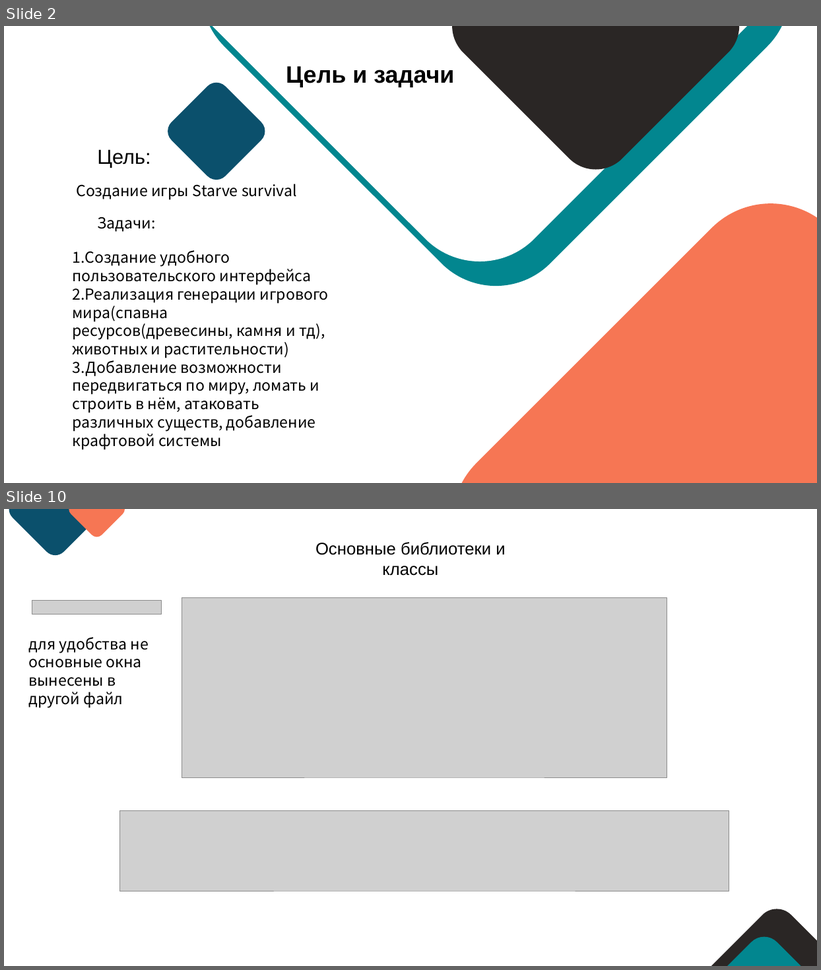
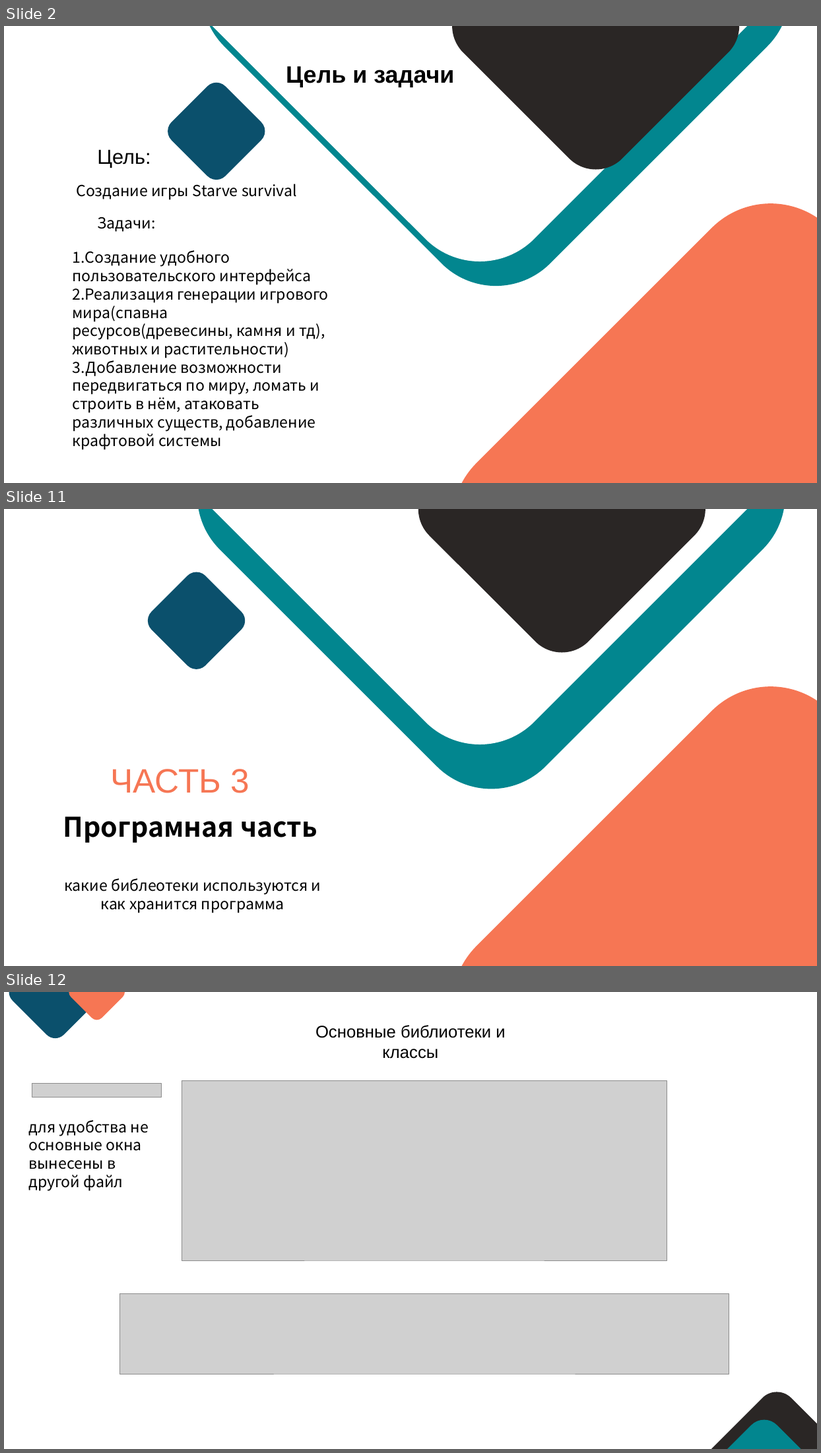
Before and after one commit to Listoker/starve_survival, a slide deck: проект starvesurvival.pptx. Shown one above the other, each under a label of ours: slides 2 and 10 before the commit, slides 2, 11 and 12 after it; the slides between them are not shown. The pictures are 821x970 and 821x1453 pixels, drawn with LibreOffice and Linux fonts; fonts in the diff are those of the drawing; grey boxes stand for pictures. Boxes give left, top, right and bottom in pixels: in the first picture for what was removed or moved away, otherwise in the second. Text is boxed around its words. In the diff, an @@ line names an element or a change of style, - is before the commit and + after.

```diff
--- a/проект starvesurvival.pptx
+++ b/проект starvesurvival.pptx
@@ slide 11 added at box(4, 509, 817, 966), background #FFFFFF @@
@@ rounded rectangle added at box(154, 509, 806, 776), fill #FFFFFF @@
@@ rounded rectangle added at box(165, 509, 817, 821), fill #02868F @@
@@ rounded rectangle added at box(403, 509, 721, 669), fill #2A2625 @@
@@ rounded rectangle added at box(143, 567, 250, 675), fill #0B506C @@
@@ rounded rectangle added at box(418, 652, 817, 966), fill #F67654 @@
@@ text added at box(111, 769, 250, 793), 40 pt, text #F67654 @@
+ЧАСТЬ 3
@@ text added at box(63, 817, 318, 843), 32 pt, text #000000, bold @@
+Програмная часть
@@ text added at box(64, 879, 321, 914), 18 pt, text #000000 @@
+какие библеотеки используются и как хранится программа
@@ what was slide 10 is now slide 12 @@
```
Also in this commit, not shown: 7 slides changed, 3 other slides added, 3 slides removed, 2 other files.
